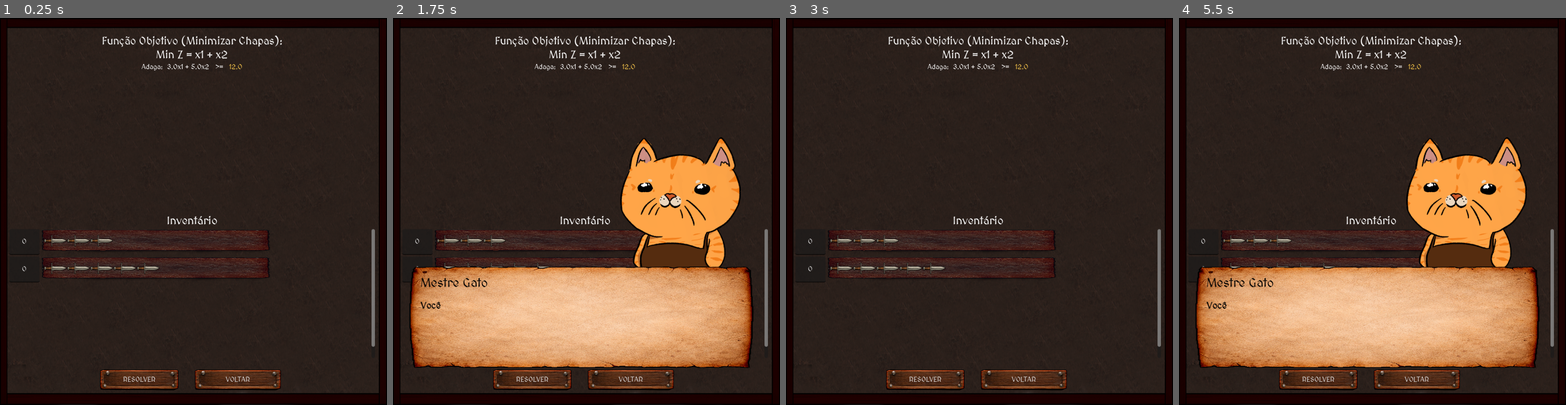
Above: before the commit, frames 1-4 (left to right).
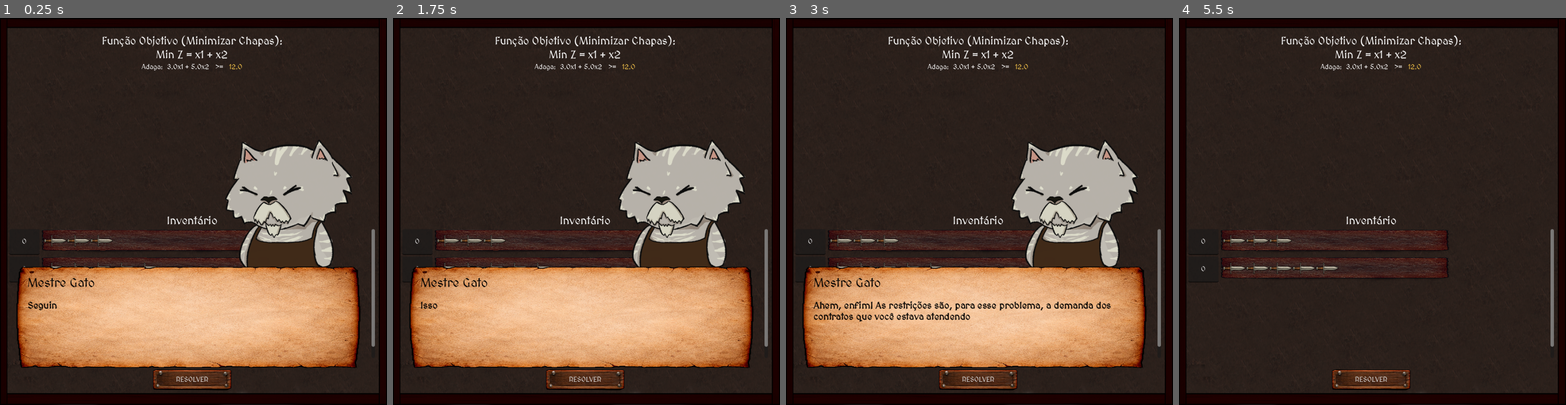
Above: after the commit, the same moments.

Repository: VitaumOS/Jogo_IC-Godot
Game: Godot game, scene res://scene/TreinoModelagem.tscn
Two runs of this game, one before a commit and one after it. Both use one fixed random seed, a clock stepped at 60 frames per second and the inputs below. This scene is started directly instead of the project's main scene.
Inputs (mouse positions are in pixels of both pictures, inside the frame that each line leads up to):
- Up to frame 1 (0.25 s): no input
- Up to frame 2 (1.75 s): click (532, 381) at 0.5 s, where only the run before the commit has a clickable "RESOLVER"; tap Enter (ui_accept) at 1.25, 1.52 s; move the mouse to (671, 192) at 1.27 s; click (671, 192) at 1.42 s
- Up to frame 3 (3 s): tap Enter (ui_accept) at 2, 2.27, 2.75 s; move the mouse to (902, 230) at 2.02 s; click (902, 230) at 2.17 s; move the mouse to (1018, 126) at 2.77 s; click (1018, 126) at 2.92 s
- Up to frame 4 (5.5 s): click (1415, 381) at 3.5 s, where only the run before the commit has a clickable "VOLTAR"; click (1318, 381) at 4.25 s, where only the run before the commit has a clickable "RESOLVER"; tap Enter (ui_accept) at 5, 5.27 s; move the mouse to (1353, 288) at 5.02 s; click (1353, 288) at 5.17 s

The runs differ from the first frame. In frame 1, 31% of the frame differs, in the area x 4-94%, y 31-97%; in frame 2, 9.2%; in frame 3, 31%; in frame 4, 32%, in the area x 4-94%, y 30-97%.

Commit message:
Novas atualizações
Integrei o treinamento de modelagem.

Diff:
--- a/data_json/dialogos.json
+++ b/data_json/dialogos.json
@@ -176,5 +176,13 @@
       "texto": "Lembrete: Eu preciso garantir que as restrições reflitam exatamente a demanda do contrato para que o algoritmo do Simplex encontre a [b]Solução Ótima Inteira[/b]. Vamos modelar!",
       "retrato": "res://Sprite/gatinhos/NekoJorge.png"
     }
+  ],
+
+  "6":[
+    {
+      "nome": "Jorge",
+      "texto": "Finalmente tá mais tranquilo de resolver os contratos! Eles ficam mais complexos, mas esse algoritmo resolve tudo!",
+      "retrato": "res://Sprite/gatinhos/NekoJorge.png"
+    }
   ]
 }
--- a/data_json/padroes.json
+++ b/data_json/padroes.json
@@ -6,7 +6,6 @@
     { "dia": 2, "nome": "Fronteira Espadas G", "composicao": [0, 0, 4, 0, 0, 0], "preco": 100 },
     { "dia": 2, "nome": "Corte Machado e Adaga", "composicao": [1, 0, 0, 5, 0, 0], "preco": 120 },
     { "dia": 2, "nome": "Trinca de Espadas M", "composicao": [0, 3, 1, 0, 0, 0], "preco": 140 },
-    { "dia": 2, "nome": "Lote Adaga Otimizado", "composicao": [9, 0, 0, 0, 0, 0], "preco": 180 },
     { "dia": 2, "nome": "Corte Misto de Defesa", "composicao": [2, 2, 1, 0, 0, 0], "preco": 160 },
     { "dia": 2, "nome": "Par de Machados Compacto", "composicao": [0, 0, 0, 2, 0, 0], "preco": 90 },
     { "dia": 2, "nome": "Dupla Espada e Machado", "composicao": [0, 2, 0, 2, 0, 0], "preco": 150 },
--- a/pulp_solution.json
+++ b/pulp_solution.json
@@ -1,10 +1,9 @@
 {
     "status": "Optimal",
-    "chapas_usadas": 6,
+    "chapas_usadas": 8,
     "plano_corte": {
-        "Padrao_1": 1,
+        "Padrao_1": 3,
         "Padrao_2": 2,
-        "Padrao_3": 1,
-        "Padrao_4": 2
+        "Padrao_5": 3
     }
 }
--- a/scene/TreinoModelagem.tscn
+++ b/scene/TreinoModelagem.tscn
@@ -84,21 +84,6 @@
 theme_override_styles/hover_pressed = ExtResource("4_2kx74")
 text = "RESOLVER"
 
-[node name="Spacer" type="Control" parent="MainMargin/LayoutPrincipal/Botoes" unique_id=972723365]
-custom_minimum_size = Vector2(55.92, 0)
-layout_mode = 2
-
-[node name="Voltar" type="Button" parent="MainMargin/LayoutPrincipal/Botoes" unique_id=129250368]
-custom_minimum_size = Vector2(182.595, 0)
-layout_mode = 2
-theme_override_styles/normal = ExtResource("3_b2rob")
-theme_override_styles/pressed = ExtResource("4_2kx74")
-theme_override_styles/hover = ExtResource("4_2kx74")
-theme_override_styles/hover_pressed = ExtResource("4_2kx74")
-text = "VOLTAR
-
-"
-
 [node name="SistemaDialogo" parent="." unique_id=477801998 instance=ExtResource("5_gp12c")]
 visible = false
 
--- a/script/Forja_Ritmo.gd
+++ b/script/Forja_Ritmo.gd
@@ -23,7 +23,7 @@
 	_atualiza_contador()
 
 	# Dificuldade progressiva baseada no dia
-	var multiplicador = 1.0 + (Global.dia_atual - 1) * 0.20
+	var multiplicador = 1.0 + (Global.dia_atual - 1) * 0.02
 	velocidade_atual = velocidade_base * multiplicador
 	var espacamento_dia = espacamento_base / (1.0 + (Global.dia_atual - 1) * 0.1)
 
--- a/script/Main.gd
+++ b/script/Main.gd
@@ -38,6 +38,7 @@
 		$UI/VBoxContainer/Control/BtnModel.visible = false
 	else:
 		$UI/VBoxContainer/Control/BtnModel.visible = true
+
 
 	_gerar_visualizacao_demanda()
 	_atualizar_pintura_demanda()
@@ -305,7 +306,11 @@
 	_atualizar_ui_estatica()
 	_atualizar_display_contrato()
 
-func _on_modelagem_pressed(): get_tree().change_scene_to_file("res://scene/ModelagemMatematica.tscn")
+func _on_modelagem_pressed():
+	if Global.dia_atual == 4 and !Global.finalizou_treino:
+		get_tree().change_scene_to_file("res://scene/TreinoModelagem.tscn")
+	else:
+		get_tree().change_scene_to_file("res://scene/ModelagemMatematica.tscn")
 func _on_loja_pressed(): get_tree().change_scene_to_file("res://scene/Cena_Loja.tscn")
 func _on_sair_pressed(): get_tree().change_scene_to_file("res://scene/Cena_Resumo.tscn")
 func _on_contrato_pressed(): get_tree().change_scene_to_file("res://scene/Cena_contratos.tscn")
--- a/script/TreinoModelagem.gd
+++ b/script/TreinoModelagem.gd
@@ -1,32 +1,33 @@
 extends Control
 
-# --- CAMINHO FIXO DA CENA DO PADRÃO ---
 var cena_padrao_visual = load("res://scene/Padrao_Corte.tscn")
 
-# --- REFERÊNCIAS DOS NÓS (USANDO IDENTIFICAÇÃO DA SUA IMAGEM) ---
 @onready var funcao_objetivo_lbl = $MainMargin/LayoutPrincipal/PainelEsquerdo/FuncaoObjetivo
 @onready var container_restricoes = $MainMargin/LayoutPrincipal/PainelEsquerdo/ScrollRestricoes/ContainerRestricoes
 @onready var container_padroes_selecao = $MainMargin/LayoutPrincipal/PainelDireito/ScrollPadroes/ContainerPadroesSelecao
-@onready var resultado_lbl = $ResultadoCortesLabel # Garanta que esse nó existe na cena se for exibir textos de erro/sucesso nele
-
-# --- CONTROLE INTERNO DOS DESAFIOS ---
+@onready var resultado_lbl = $ResultadoCortesLabel
+
 var lista_problemas: Array = []
 var indice_problema_atual: int = 0
 var problema_atual: Dictionary
 
-var inputs_quantidade_padrao: Dictionary = {} # Guarda as caixas de texto de vezes a cortar [idx -> LineEdit]
-var lista_demandas_meta: Array = [] # Guarda os valores puros das metas do problema atual
+var inputs_quantidade_padrao: Dictionary = {}
+var lista_demandas_meta: Array = []
 
 func _ready() -> void:
 	_carregar_todos_os_desafios()
 	_inicializar_problema(indice_problema_atual)
 
-# --- CARREGA O ARQUIVO JSON DE DESAFIOS ---
+	_disparar_dialogo_local([
+			{"nome": "Mestre Gato", "texto": "Seguinte, Jorge. Irei te treinar nesse negócio de Modelagem Matemática"},
+			{"nome": "Mestre Gato", "texto": "Pensa que é uma forma de representar as coisas do nosso mundo em uma linguagem matemática. Consequentemente, estamos tentando, através da matemática, procurar respostas para esses problemas do mundo real!"},
+			{"nome": "Mestre Gato", "texto": "Isso que você tá vendo aí em cima é uma modelagem matemática pro problema do corte: A parte de cima te fala que queremos o menor valor possível de cortes."},
+			{"nome": "Mestre Gato", "texto": "A parte debaixo te fala as restrições do problema, até porque se quisessemos o mínimo mesmo, era só colocar 0 para todos os cortes (risada)"},
+			{"nome": "Mestre Gato", "texto": "Ahem, enfim! As restrições são, para esse problema, a demanda dos contratos que você estava atendendo"},
+			{"nome": "Mestre Gato", "texto": "Tente resolver esses problemas agora!"}
+	])
+
 func _carregar_todos_os_desafios():
-	if not FileAccess.file_exists("res://data_json/desafios_pcu.json"):
-		print("ERRO: Arquivo de desafios não encontrado!")
-		return
-
 	var arquivo = FileAccess.open("res://data_json/desafios_pcu.json", FileAccess.READ)
 	var conteudo = arquivo.get_as_text()
 	arquivo.close()
@@ -35,7 +36,6 @@
 	if json.parse(conteudo) == OK:
 		lista_problemas = json.data.get("problemas", [])
 
-# --- INICIALIZA O DESAFIO ATUAL ---
 func _inicializar_problema(indice: int):
 	if indice >= lista_problemas.size():
 		_finalizar_treino()
@@ -44,21 +44,14 @@
 	problema_atual = lista_problemas[indice]
 	inputs_quantidade_padrao.clear()
 
-	# Restaura o feedback de texto se houver a label
 	if resultado_lbl:
 		resultado_lbl.text = ""
 		resultado_lbl.modulate = Color.WHITE
 
-	# 1. Monta o Painel Direito com os Padrões Propostos (Todos já incluídos por padrão)
 	_gerar_lista_direita_padroes_treino()
-
-	# 2. Monta o Painel Esquerdo com as Restrições Matemáticas rígidas do JSON
 	_gerar_restricoes_demanda_treino()
-
-	# 3. Renderiza a formulação inicial x1, x2... na tela
 	_atualizar_equacoes_na_tela()
 
-# --- PAINEL DIREITO: INSTANCIA OS PADRÕES E CRIA O INPUT NUMÉRICO ---
 func _gerar_lista_direita_padroes_treino() -> void:
 	for child in container_padroes_selecao.get_children():
 		child.queue_free()
@@ -68,23 +61,20 @@
 		var h_box_item = HBoxContainer.new()
 		h_box_item.custom_minimum_size = Vector2(0, 60)
 
-		# Criamos um LineEdit no lugar do botão Toggle para coletar a resposta do usuário
 		var input_qtd = LineEdit.new()
 		input_qtd.custom_minimum_size = Vector2(70, 0)
 		input_qtd.alignment = HORIZONTAL_ALIGNMENT_CENTER
 		input_qtd.placeholder_text = "Vezes"
-		input_qtd.text = "0" # Começa zerado
-
-		# Filtro Regex para aceitar apenas inteiros positivos
+		input_qtd.text = "0"
+
 		input_qtd.text_changed.connect(func(novo_texto):
 			input_qtd.text = RegEx.create_from_string("[0-9]*").search(novo_texto).get_string()
-			_atualizar_equacoes_na_tela() # Atualiza os calculos em tempo real se quiser monitorar
+			_atualizar_equacoes_na_tela()
 		)
 
 		h_box_item.add_child(input_qtd)
 		inputs_quantidade_padrao[i] = input_qtd
 
-		# Instancia a arte visual das armas dentro da chapa (Igual ao seu sistema)
 		var instancia_visual = cena_padrao_visual.instantiate()
 		h_box_item.add_child(instancia_visual)
 
@@ -108,7 +98,6 @@
 			wrapper.add_child(s)
 			container.add_child(wrapper)
 
-# --- PAINEL ESQUERDO: GERA AS EQUAÇÕES BASEADAS NO DESAFIO DO JSON ---
 func _gerar_restricoes_demanda_treino() -> void:
 	if not container_restricoes: return
 
@@ -136,10 +125,9 @@
 			lbl_sinal.text = "  >=  "
 			h_box.add_child(lbl_sinal)
 
-			# Aqui a meta é fixa (Vem do JSON), o jogador não edita ela, ele edita o corte na direita!
 			var lbl_meta_fixa = Label.new()
 			lbl_meta_fixa.text = str(demanda_desafio[i])
-			lbl_meta_fixa.modulate = Color(1.0, 0.8, 0.3) # Cor dourada/destacada para a meta
+			lbl_meta_fixa.modulate = Color(1.0, 0.8, 0.3)
 
 			h_box.add_child(lbl_meta_fixa)
 			container_restricoes.add_child(h_box)
@@ -147,7 +135,6 @@
 func _atualizar_equacoes_na_tela() -> void:
 	var termos_funcao_obj = []
 
-	# Como todos os padrões estão inclusos no problema, varre a lista completa deles
 	for i in range(problema_atual.padroes_disponiveis.size()):
 		termos_funcao_obj.append("x" + str(i + 1))
 
@@ -173,12 +160,10 @@
 				else:
 					lbl_coef.text = " + ".join(termos_da_peca)
 
-# --- BOTÃO CONECTADO AO SINAL 'PRESSED' DO SEU NÓ "Resolver" ---
 func _on_resolver_pressed() -> void:
 	var producao_usuario = [0, 0, 0, 0, 0, 0]
 	var total_chapas_utilizadas: int = 0
 
-	# 1. Captura as escolhas do jogador e calcula o total de chapas gastas (Z)
 	for idx in inputs_quantidade_padrao.keys():
 		var input_edit = inputs_quantidade_padrao[idx] as LineEdit
 		var vezes_cortar = int(input_edit.text.strip_edges()) if input_edit.text.strip_edges() != "" else 0
@@ -191,7 +176,6 @@
 		for i in composicao.size():
 			producao_usuario[i] += (composicao[i] * vezes_cortar)
 
-	# 2. Valida se a produção atende à demanda
 	var demanda_exigida = problema_atual.demanda
 	var atendeu_demanda: bool = true
 
@@ -200,41 +184,35 @@
 			atendeu_demanda = false
 			break
 
-	# 3. Recupera o limite ótimo do JSON
 	var limite_otimo = problema_atual.get("minimo_chapas_otimo", 999)
 
-	# 4. Controle de feedbacks e condições de vitória
 	if not atendeu_demanda:
 		_disparar_dialogo_local([
 			{"nome": "Mestre Gato", "texto": "Você chegou perto, mas a quantidade de peças produzidas ainda não atende à restrição de demanda do cliente!"}
 		])
 	elif total_chapas_utilizadas > limite_otimo:
 		_disparar_dialogo_local([
-			{"nome": "Mestre Gato", "texto": "Você atendeu à demanda, mas usou [b]%d chapas[/b]. A modelagem matemática prova que é possível resolver esse problema usando apenas [b]%d chapas[/b]! Tente otimizar seus cortes." % [total_chapas_utilizadas, limite_otimo]}
+			{"nome": "Mestre Gato", "texto": "Você atendeu à demanda, mas usou [b]%d chapas[/b].A modelagem matemática prova que é possível resolver esse problema usando apenas [b]%d chapas[/b]! Ou seja, você desperdiçou valiosas chapas! Tente otimizar seus cortes." % [total_chapas_utilizadas, limite_otimo]}
 		])
 	else:
-		# Se atendeu à demanda e usou o número ótimo de chapas (ou menos)
 		_disparar_dialogo_local([
 			{"nome": "Mestre Gato", "texto": "Perfeito, Jorge! Você encontrou a solução ótima gastando apenas %d chapa(s). Vamos para o próximo!" % total_chapas_utilizadas}
 		])
 		indice_problema_atual += 1
 		_inicializar_problema(indice_problema_atual)
 
-# --- BOTÃO CONECTADO AO SINAL 'PRESSED' DO SEU NÓ "Voltar" ---
-func _on_voltar_pressed() -> void:
-	get_tree().change_scene_to_file("res://scene/MenuInicial.tscn")
-
 func _disparar_dialogo_local(falas: Array):
 	var node_dialogo = get_node_or_null("SistemaDialogo")
 	if node_dialogo and node_dialogo.has_method("iniciar_dialogo"):
 		for fala in falas:
-			fala["retrato"] = "res://Sprite/gatinhos/NekoJorge.png"
+			fala["retrato"] = "res://Sprite/gatinhos/Ferreiro.png"
 			fala["retrato"] = load(fala["retrato"])
 		node_dialogo.iniciar_dialogo(falas)
 
 func _finalizar_treino():
 	_disparar_dialogo_local([
-		{"nome": "Mestre Gato", "texto": "Incrível, Jorge! Você provou que domina a modelagem e completou todos os exercícios. Retornando ao menu principal..."}
+		{"nome": "Mestre Gato", "texto": "Incrível, Jorge! Você provou que domina a modelagem e completou todos os exercícios. Retornando ao fluxo do dia..."}
 	])
-	await get_tree().create_timer(3.0).timeout
-	get_tree().change_scene_to_file("res://scene/MenuInicial.tscn")
+	await get_tree().create_timer(5.0).timeout
+	Global.finalizou_treino=true
+	get_tree().change_scene_to_file("res://scene/Cena_1.tscn")
--- a/script/global.gd
+++ b/script/global.gd
@@ -10,6 +10,7 @@
 var estoque_chapas: int = 0
 var preco_chapa: int = 100
 var recompensa_final: float = 0
+var finalizou_treino=false
 
 var chapas_usadas_pelo_jogador: int = 0
 var ultimo_desempenho_ritmo: float = -1.0
